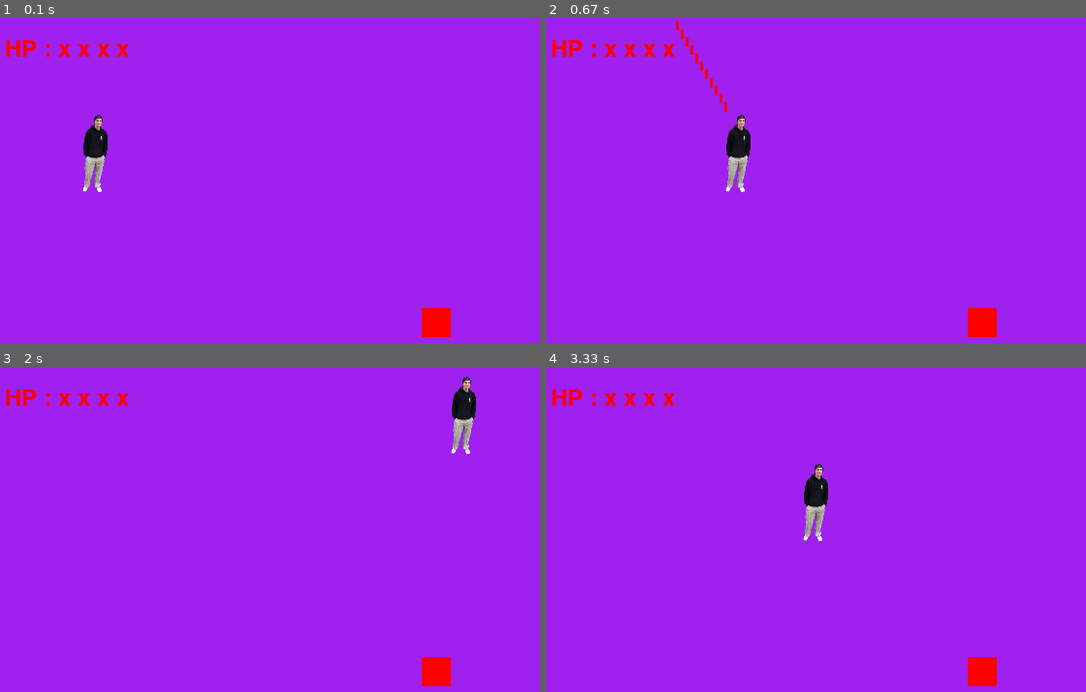
Above: before the commit, frames 1-4 (two rows, left to right).
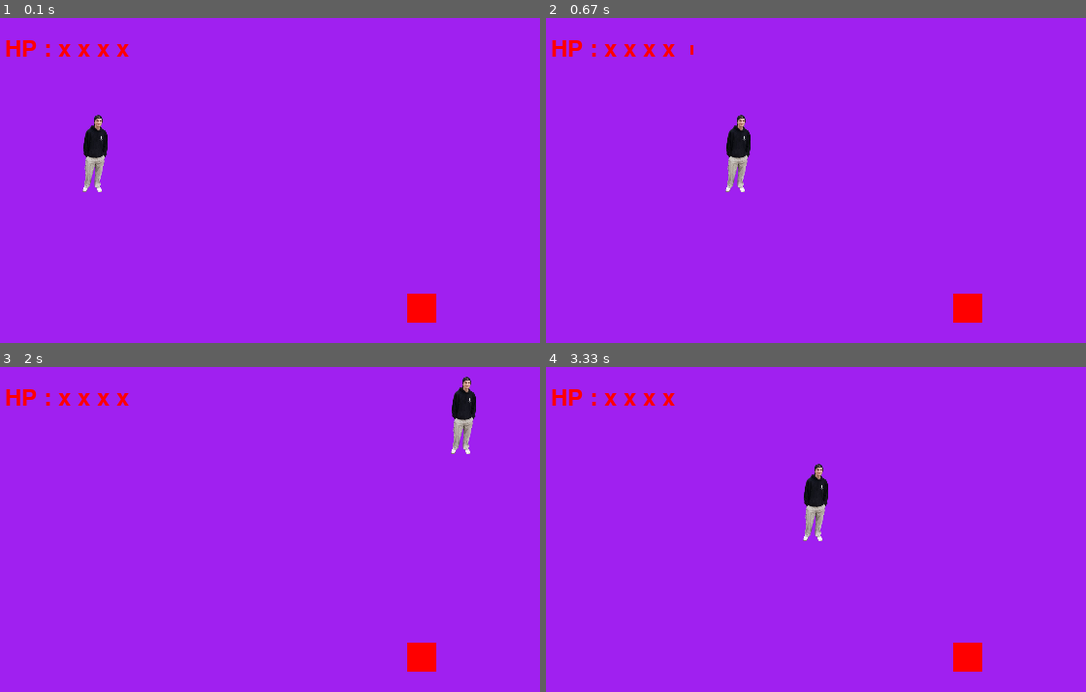
Above: after the commit, the same moments.

Repository: Marzzzbeats/Python_game
Game: pygame game, started from main.py
The game is run twice, just before and just after one commit, with the same random seed, the same clock (stepped at 60 frames per second) and the same inputs.
Inputs:
- Up to frame 1 (0.1 s): no input
- Up to frame 2 (0.67 s): hold Space from 0.33 s (still down); hold Right from 0.33 s (still down)
- Up to frame 3 (2 s): release Space at 0.8 s; release Right at 0.8 s; hold Right 0.83-1.3 s; hold Up 1.33-1.63 s; hold Right from 1.67 s (still down)
- Up to frame 4 (3.33 s): release Right at 2.13 s; hold Left 2.17-2.7 s; hold Down 2.73-3.03 s; hold Left from 3.07 s (still down)

The runs differ from the first frame. In frame 1, 0.7% of the frame differs, in the area x 75-84%, y 84-99%; in frame 2, 0.9%, in the area x 24-84%, y 0-99%; in frame 3, 0.7%; in frame 4, 0.7%.

Commit message:
Collisions projectiles / ennemi + death()

Diff:
--- a/attacks.py
+++ b/attacks.py
@@ -17,7 +17,6 @@
     def update(self, dt):
         self.position += self.velocity * dt
         self.rect.center = self.position
-        print("ok")
 
-        if self.rect.y < 0 :
+        if self.rect.y < 0 or self.ttl <= 0:
             self.kill()
--- a/beings.py
+++ b/beings.py
@@ -5,7 +5,7 @@
     def __init__(self, name:str, x:float, y:float, sizex:float, sizey:float, hp:int):
         self.position = pg.Vector2(x,y)
         self.direction = pg.Vector2(0,0)
-        self.rec = pg.Rect(self.position.x, self.position.y, sizex, sizey)
+        self.rect = pg.Rect(self.position.x, self.position.y, sizex, sizey)
         self.name = name
         self.alive = True
         self.hp = hp
--- a/ennemy.py
+++ b/ennemy.py
@@ -1,11 +1,20 @@
 import pygame as pg
 import beings
 
-class Ennemy(beings.Beings):
+class Ennemy(beings.Beings, pg.sprite.Sprite):
 
     def __init__(self, name, x, y, sizex=15, sizey=15, hp=30):
-        super().__init__(name, x, y, sizex, sizey, hp)
+        beings.Beings.__init__(self, name, x, y, sizex, sizey, hp)
+        pg.sprite.Sprite.__init__(self)
+        self.image = pg.Surface((sizex, sizey))
+        self.image.fill("red")
+        self.rect = self.image.get_rect(center = (x,y))
+        self.dammage = 1
 
     def attack(self):
         """Lance une attaque"""
         print("Attaque!")
+
+    def update(self):
+        if not self.alive:
+            self.kill()
--- a/main.py
+++ b/main.py
@@ -10,7 +10,9 @@
 running = True
 
 player1 = player.Player("Simon", 100, 100)
+ennemies = pg.sprite.Group()
 ennemy1 = ennemy.Ennemy("Mechant", 450, 300, 30, 30, 30)
+ennemies.add(ennemy1)
 projectiles = pg.sprite.Group() #crée un groupe pour les projectiles
 
 
@@ -19,7 +21,7 @@
     keys = pg.key.get_pressed()
     return keys
 
-def update(dt:float, keys:list, player1:player.Player, ennemy1:ennemy.Ennemy, projectiles = projectiles):
+def update(dt:float, keys:list, player1:player.Player, ennemies, projectiles = projectiles):
     """Update l'état du jeu en fonction des évenements"""
     player1.direction = pg.Vector2(0,0)
 
@@ -32,31 +34,45 @@
     if keys[pg.K_UP]:
         player1.moove(dt, pg.Vector2(0,-1))
     if keys[pg.K_SPACE]:
-        player1.shoot(projectiles)
+        player1.shoot(projectiles, dt)
+
 
     #Mise en place des barières
-    if player1.rec.y < 0 :
-        player1.rec.y = 0
-    if player1.rec.y > 550:
-        player1.rec.y = 550
-    if player1.rec.x < 0 :
-        player1.rec.x = 0
-    if player1.rec.x > 750 :
-        player1.rec.x = 750
+    if player1.rect.y < 0 :
+        player1.rect.y = 0
+    if player1.rect.y > 550:
+        player1.rect.y = 550
+    if player1.rect.x < 0 :
+        player1.rect.x = 0
+    if player1.rect.x > 750 :
+        player1.rect.x = 750
 
-    if player1.rec.colliderect(ennemy1.rec):
-        ennemy1.attack()
-        player1.hpLoss(1)
+    collision = pg.sprite.spritecollide(player1, ennemies, False)
+
+    for ennemy in collision:
+        ennemy.attack()
+        player1.hpLoss(ennemy.dammage)
         print(player1.hp)
         player1.isDead()
 
+    collisions = pg.sprite.groupcollide(projectiles,ennemies,False,False)
 
-def draw(player1:player.Player, projectiles = projectiles):
+    for projectile, hit_enemies in collisions.items():
+        for enemy in hit_enemies:
+            enemy.hpLoss(projectile.dammage)
+            enemy.isDead()
+            projectile.ttl -=1
+
+    ennemies.update()
+
+
+
+def draw(player1:player.Player, projectiles = projectiles, ennemies = ennemies):
     """Gère l'affichage des modifications à l'écran """
     screen.fill('purple')
-    pg.draw.rect(screen, (255,0,0), ennemy1.rec)
+    ennemies.draw(screen)
     if player1.alive:
-        screen.blit(player1.image, player1.rec)
+        screen.blit(player1.image, player1.rect)
         screen.blit(player1.displayHp(), (20,20))
         projectiles.draw(screen)
     else :
@@ -76,7 +92,7 @@
 
     keys = handle_events()
 
-    update(dt, keys, player1, ennemy1)
+    update(dt, keys, player1, ennemies)
     projectiles.update(dt)
 
     draw(player1)
--- a/player.py
+++ b/player.py
@@ -9,15 +9,17 @@
         self.speed = 300
         self.image = pg.image.load('./assets/simon.png').convert_alpha()
         self.image = pg.transform.scale(self.image, (26.25, 80.5))
+        self.shooting_rate = 5 #shoot par secondes
+        self.shoot_timer = 1/self.shooting_rate
 
     def moove(self, dt, dir:pg.Vector2):
         self.direction = dir
         if self.direction.length()>0:
-              self.direction.normalize()
+              self.direction = self.direction.normalize()
         velocity = self.direction * self.speed
         self.position += velocity * dt
-        self.rec.x = self.position.x
-        self.rec.y = self.position.y
+        self.rect.x = self.position.x
+        self.rect.y = self.position.y
 
     def displayHp(self):
         font = pg.font.Font(None, 36)
@@ -35,6 +37,10 @@
         text2 = font.render(text, True, (255,0,0))
         return text2
 
-    def shoot(self, projectiles):
-        projectile = attacks.Projectile(self.position.x, self.position.y, 3)
-        projectiles.add(projectile)
+    def shoot(self, projectiles, dt):
+        self.shoot_timer += dt
+        if self.shoot_timer >= 1/self.shooting_rate:
+            projectile = attacks.Projectile(self.position.x, self.position.y, 3)
+            projectiles.add(projectile)
+            self.shoot_timer = 0
+        print(self.shoot_timer)
Not shown, added: .gitignore
